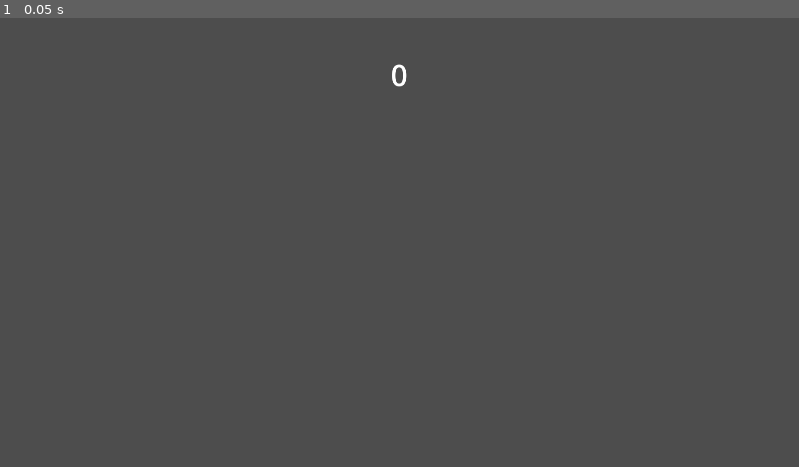
Above: before the commit, frame 1.
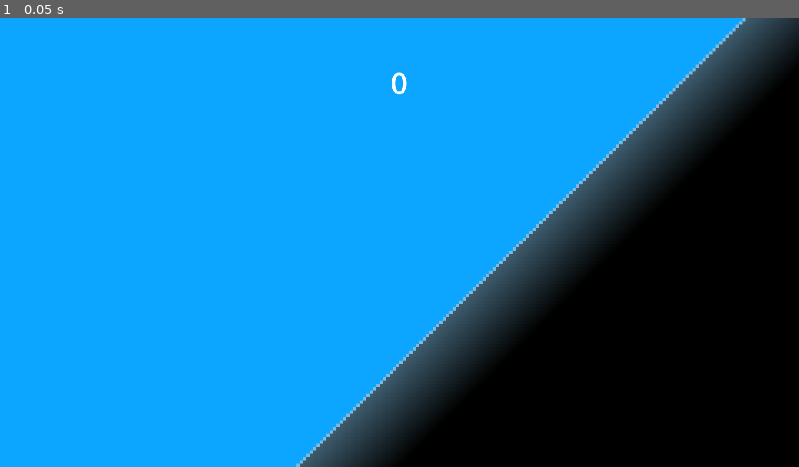
Above: after the commit, the same moment.

Repository: Kapsulon/Door-Clicker
Game: Godot game, scene res://scenes/main.tscn
Two runs of this game, one before a commit and one after it. Both use one fixed random seed, a clock stepped at 60 frames per second and the inputs below.
Inputs:
- Up to frame 1 (0.05 s): no input

The runs differ from the first frame. In frame 1, 99% of the frame differs, in the area x 0-100%, y 0-100%.

Commit message:
ADD: assets

Diff:
--- a/project.godot
+++ b/project.godot
@@ -19,3 +19,8 @@
 
 window/size/viewport_width=1920
 window/size/viewport_height=1080
+
+[rendering]
+
+textures/canvas_textures/default_texture_filter=0
+environment/defaults/default_clear_color=Color(0, 0, 0, 1)
--- a/scenes/main.tscn
+++ b/scenes/main.tscn
@@ -1,9 +1,29 @@
-[gd_scene load_steps=2 format=3 uid="uid://bmuohnt75jg7y"]
+[gd_scene load_steps=5 format=3 uid="uid://bmuohnt75jg7y"]
 
 [ext_resource type="Script" path="res://scripts/main.gd" id="1_eklex"]
+[ext_resource type="Texture2D" uid="uid://0dq2lwp1hffn" path="res://assets/tileset.png" id="2_xup43"]
+
+[sub_resource type="TileSetAtlasSource" id="TileSetAtlasSource_ylbwt"]
+texture = ExtResource("2_xup43")
+texture_region_size = Vector2i(256, 256)
+0:0/0 = 0
+1:0/0 = 0
+2:0/0 = 0
+2:1/0 = 0
+1:1/0 = 0
+0:1/0 = 0
+
+[sub_resource type="TileSet" id="TileSet_yy2yi"]
+tile_size = Vector2i(256, 256)
+sources/0 = SubResource("TileSetAtlasSource_ylbwt")
 
 [node name="world" type="Node"]
 script = ExtResource("1_eklex")
+
+[node name="TileMap" type="TileMap" parent="."]
+tile_set = SubResource("TileSet_yy2yi")
+format = 2
+layer_0/tile_data = PackedInt32Array(0, 0, 0, 65536, 0, 0, 1, 0, 0, 65537, 0, 0, 131072, 0, 0, 131073, 0, 0, 131074, 0, 0, 65538, 0, 0, 2, 0, 0, 3, 0, 0, 65539, 0, 0, 196611, 0, 1, 131076, 0, 1, 65541, 0, 1, 6, 0, 1, 262146, 0, 1, 262147, 65536, 1, 196612, 65536, 1, 131077, 65536, 1, 65542, 65536, 1, 7, 65536, 1, 196613, 131072, 1, 196614, 131072, 1, 196615, 131072, 1, 131079, 131072, 1, 131078, 131072, 1, 262151, 131072, 1, 262150, 131072, 1, 262149, 131072, 1, 262148, 131072, 1, 65543, 131072, 1, 196608, 0, 0, 196609, 0, 0, 196610, 0, 0, 262145, 0, 0, 262144, 0, 0, 131075, 0, 0, 65540, 0, 0, 4, 0, 0, 5, 0, 0)
 
 [node name="UI" type="Control" parent="."]
 layout_mode = 3
@@ -16,12 +36,11 @@
 [node name="clicks" type="Label" parent="UI"]
 layout_mode = 1
 anchors_preset = -1
-anchor_left = 0.352604
-anchor_top = 0.0814815
-anchor_right = 0.647396
-anchor_bottom = 0.171296
-offset_bottom = -74.0
+anchor_top = 0.099537
+anchor_right = 1.0
+anchor_bottom = 0.189352
 grow_horizontal = 2
+grow_vertical = 2
 theme_override_font_sizes/font_size = 71
 text = "0"
 horizontal_alignment = 1
--- a/scripts/main.gd
+++ b/scripts/main.gd
@@ -2,37 +2,37 @@
 
 const ORDERS: Array[String] = ["u", "M", "B", "T", "Qua", "Qui", "Se", "Oc", "No", "AA", "AB", "AC", "AD", "AE", "AF",  …(4019 unchanged characters)…
 
-var points: Dictionary = {}
+var dabloons: Dictionary = {}
 
 func _ready() -> void:
-	for ord in ORDERS:
-		points[ord] = 0
-	print(points)
+    for ord in ORDERS:
+        dabloons[ord] = 0
+    print(dabloons)
 
 func _on_click_gui_input(event: InputEvent) -> void:
-	if event is InputEventMouseButton and event.is_pressed():
-		pass
+    if event is InputEventMouseButton and event.is_pressed():
+        pass
 
 func _process(delta: float) -> void:
-	# $UI/clicks.text = str(clicks)
-	pass
+    # $UI/clicks.text = str(clicks)
+    pass
 
 func display_num() -> String:
-	var to_display: Array
-	var index: int = 0
-	var score: String
+    var to_display: Array
+    var index: int = 0
+    var score: String
 
-	to_display = points.keys()
-	to_display.reverse()
-	while (index < ORDERS.size() and points[to_display[index]] == 0):
-		index += 1
-	if (index >= ORDERS.size()):
-		index = ORDERS.size() - 1
-	score = str(points[to_display[index]])
-	if (index + 1 < ORDERS.size()):
-		if (index + 1 == ORDERS.size() - 1):
-			score = score + "," + str(points[to_display[index + 1]] / 10000) + " "
-		else:
-			score = score + "," + str(points[to_display[index + 1]] / 10) + " "
-		score = score + to_display[index]
-	return score
+    to_display = dabloons.keys()
+    to_display.reverse()
+    while (index < ORDERS.size() and dabloons[to_display[index]] == 0):
+        index += 1
+    if (index >= ORDERS.size()):
+        index = ORDERS.size() - 1
+    score = str(dabloons[to_display[index]])
+    if (index + 1 < ORDERS.size()):
+        if (index + 1 == ORDERS.size() - 1):
+            score = score + "," + str(dabloons[to_display[index + 1]] / 10000) + " "
+        else:
+            score = score + "," + str(dabloons[to_display[index + 1]] / 10) + " "
+        score = score + to_display[index]
+    return score
Binary file added: assets/guy.png
Not shown, added: assets/guy.png.import
Binary file added: assets/tileset.png
Not shown, added: assets/tileset.png.import
